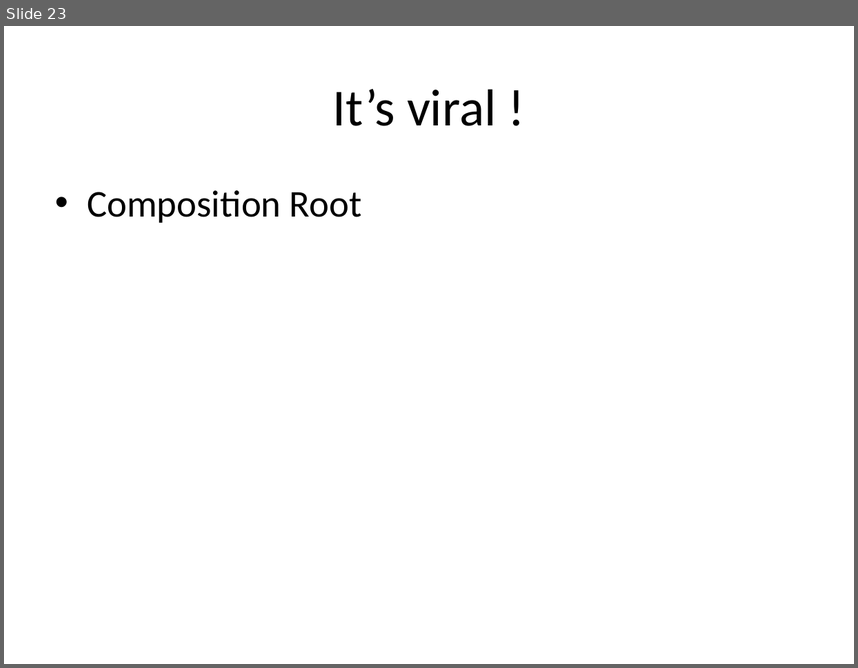
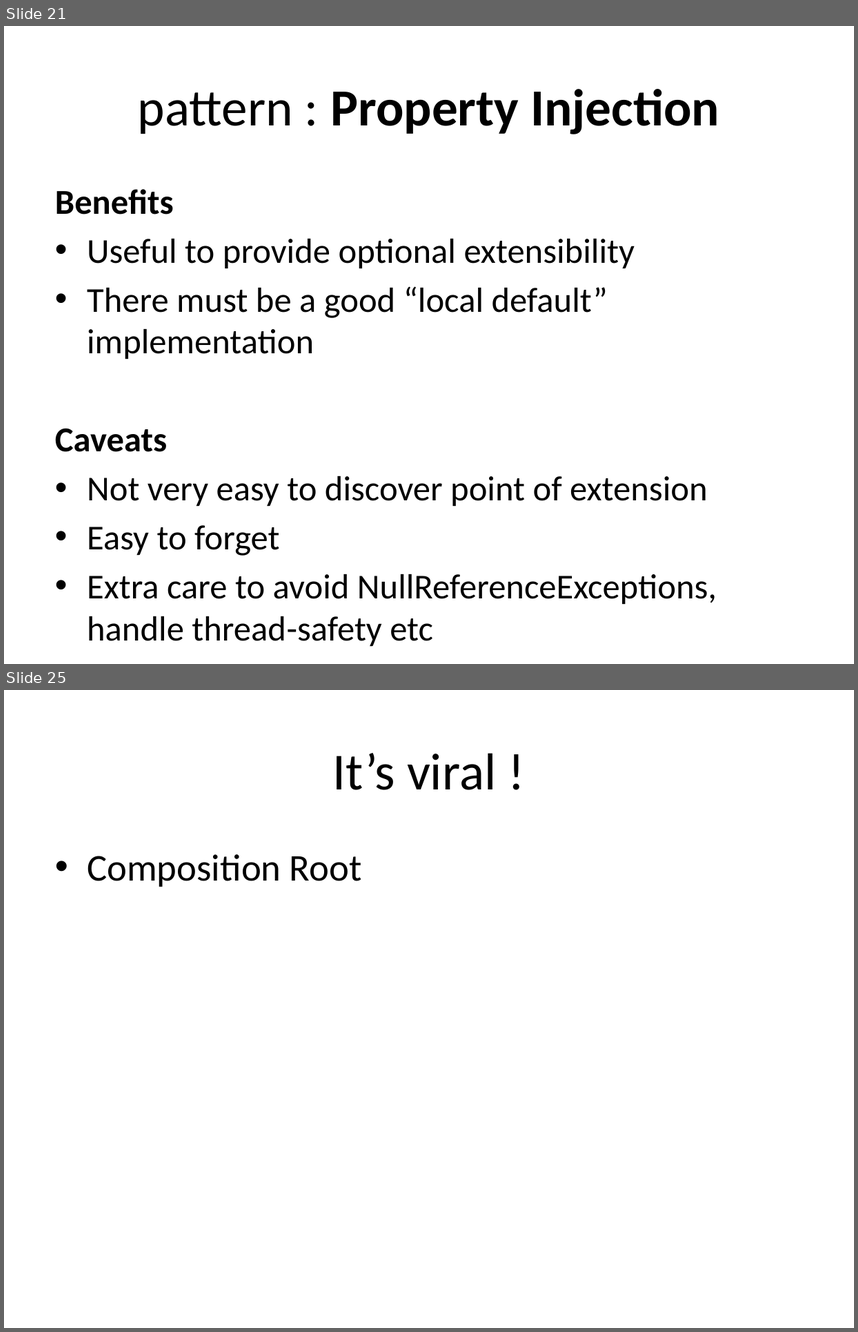
Before and after one commit to tsimbalar/DependencyInjectionTheRightWay, a slide deck: Dependency Injection - the right way.pptx. Shown one above the other, each under a label of ours: slide 23 before the commit, slides 21 and 25 after it; the slides between them are not shown. The pictures are 858x668 and 858x1332 pixels, drawn with LibreOffice and Linux fonts; fonts in the diff are those of the drawing. Boxes give left, top, right and bottom in pixels: in the first picture for what was removed or moved away, otherwise in the second. Text is boxed around its words. In the diff, an @@ line names an element or a change of style, - is before the commit and + after.

Commit message:
just introduced Bastard Injection

```diff
--- a/Dependency Injection - the right way.pptx
+++ b/Dependency Injection - the right way.pptx
@@ slide 21 added at (4, 26, 854, 664), background #FFFFFF @@
@@ title added at (138, 89, 720, 134), 44 pt, text #000000, bold @@
+pattern : Property Injection
@@ text added at (55, 189, 717, 646), 29.6 pt, text #000000 @@
+Benefits
+• Useful to provide optional extensibility
+• There must be a good “local default” implementation
+Caveats
+• Not very easy to discover point of extension
+• Easy to forget
+• Extra care to avoid NullReferenceExceptions, handle thread-safety etc
@@ what was slide 23 is now slide 25 @@
```
Also in this commit, not shown: 9 slides changed, 2 other slides added, 1 slide removed.
